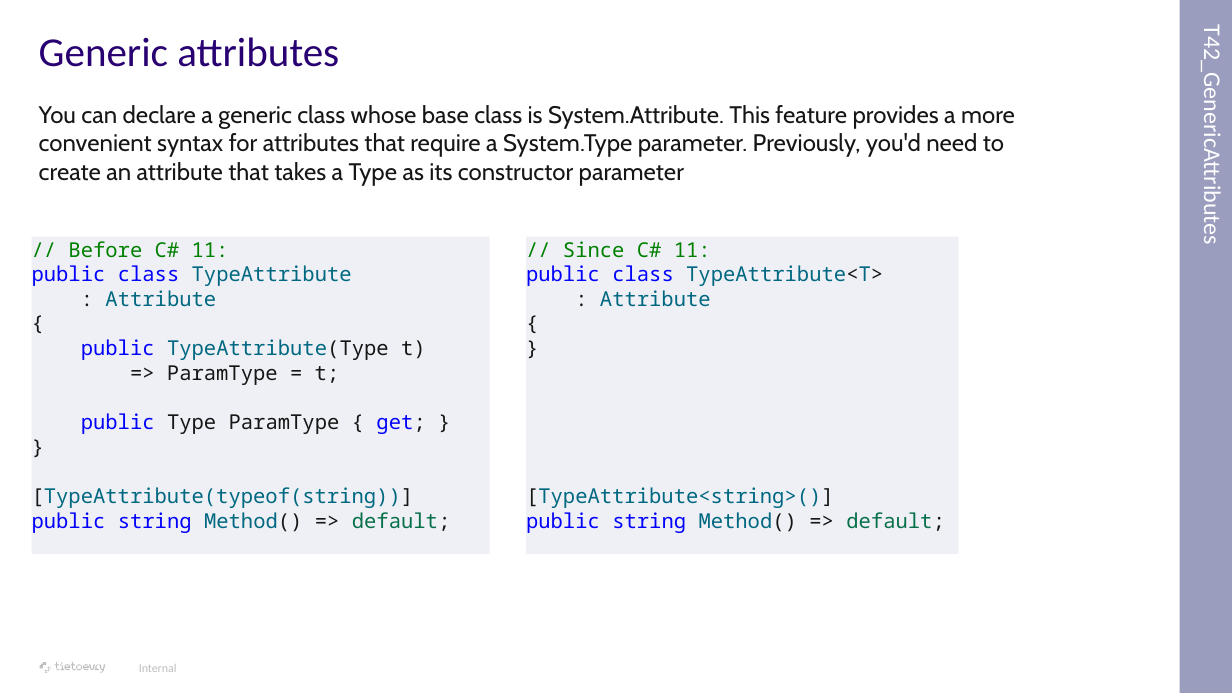
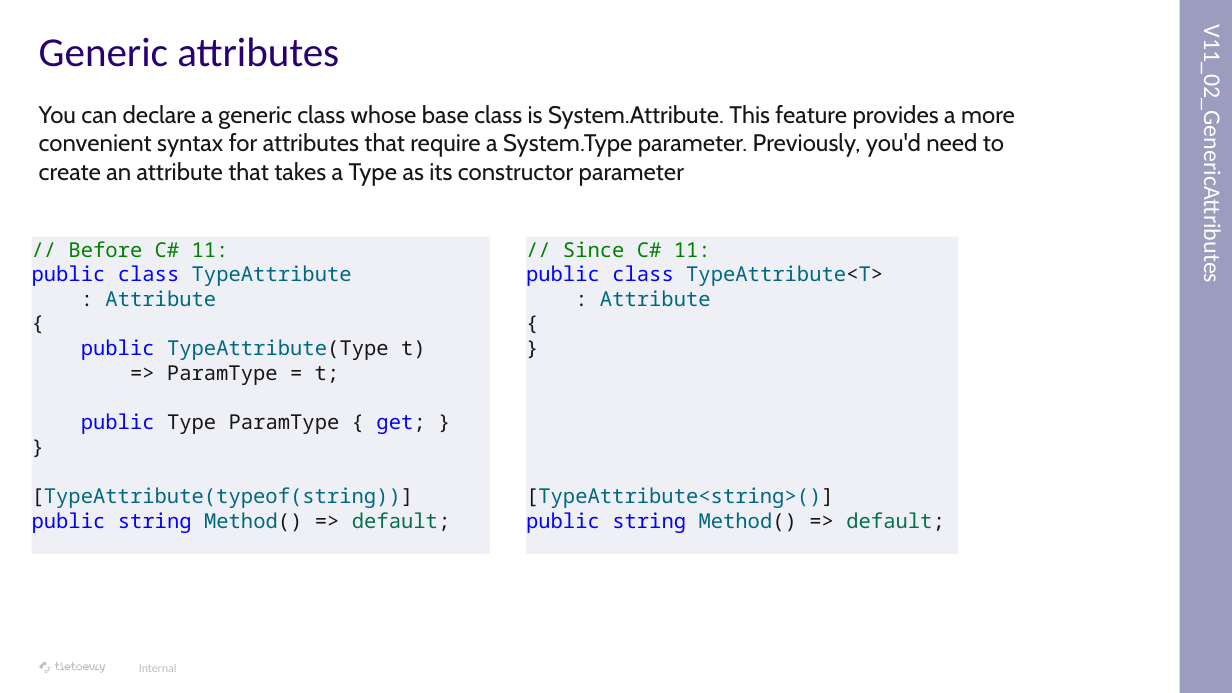
Before and after one commit to tomas-frankl/CSharpNewFeatures, a slide deck: slide 38 of Doc/New C# features.pptx. Drawn at 1232x693 pixels with LibreOffice and Linux fonts; fonts in the diff are those of the drawing; background and template pictures are left out. Boxes give left, top, right and bottom in pixels: in the first picture for what was removed or moved away, otherwise in the second. Text is boxed around its words. In the diff, an @@ line names an element or a change of style, - is before the commit and + after.

```diff
--- a/Doc/New C# features.pptx
+++ b/Doc/New C# features.pptx
@@ text in rectangle at [1198,52,1227,276]: text changed @@
-T42_GenericAttributes
+V11_02_GenericAttributes
```
Also in this commit, not shown: 34 other slides changed, 45 other files.
